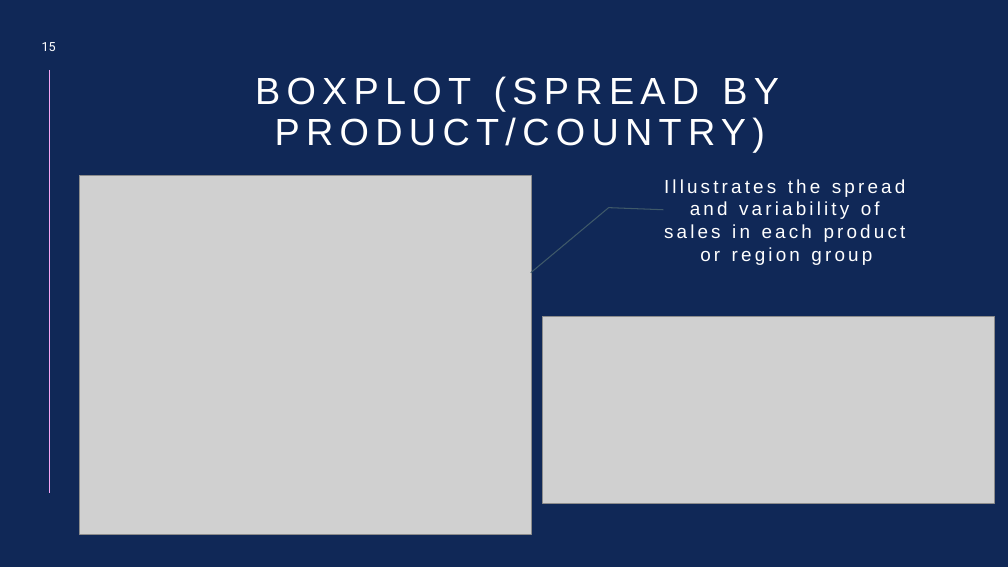
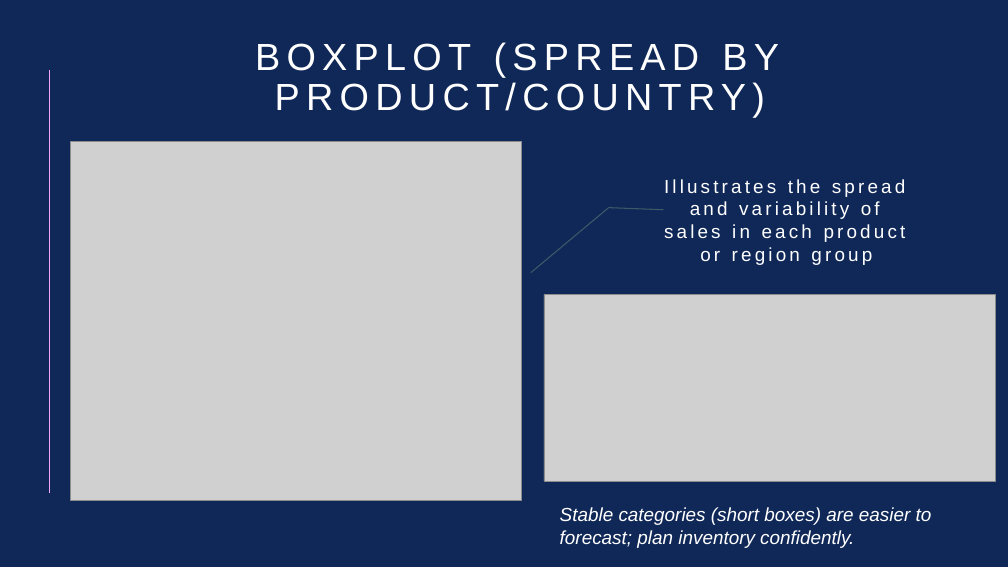
Before and after one commit to TeachFeastKunal/KunalYadav-Ecommerce_Data_Analysis, a slide deck: slide 15 of Ecommerce_Analysis_Project_IBM/Documentations/E-Commerce Sales Performance Analysis and Visualization using Python.pptx. Drawn at 1008x567 pixels with LibreOffice and Linux fonts; fonts in the diff are those of the drawing; grey boxes stand for pictures. Boxes give left, top, right and bottom in pixels: in the first picture for what was removed or moved away, otherwise in the second. Text is boxed around its words. In the diff, an @@ line names an element or a change of style, - is before the commit and + after.

```diff
--- a/Ecommerce_Analysis_Project_IBM/Documentations/E-Commerce Sales Performance Analysis and Visualization using Python.pptx
+++ b/Ecommerce_Analysis_Project_IBM/Documentations/E-Commerce Sales Performance Analysis and Visualization using Python.pptx
@@ page number removed at <box>42,42,56,51</box> @@
-15
@@ title "BOXPLOT (SPREAD BY PRODUCT/COUNTRY)": place and size @@
-title "BOXPLOT (SPREAD BY PRODUCT/COUNTRY)" at <box>255,76,779,152</box>
+title "BOXPLOT (SPREAD BY PRODUCT/COUNTRY)" at <box>255,42,779,118</box>
@@ picture: place and size @@
-picture at <box>80,175,532,535</box>
+picture at <box>70,141,522,501</box>
@@ picture: place and size @@
-picture at <box>543,317,994,504</box>
+picture at <box>544,294,995,481</box>
@@ text added at <box>560,507,932,548</box>, 18 pt, text #FFFFFF, italic @@
+Stable categories (short boxes) are easier to forecast; plan inventory confidently.
```
Also in this commit, not shown: 6 other slides changed.
